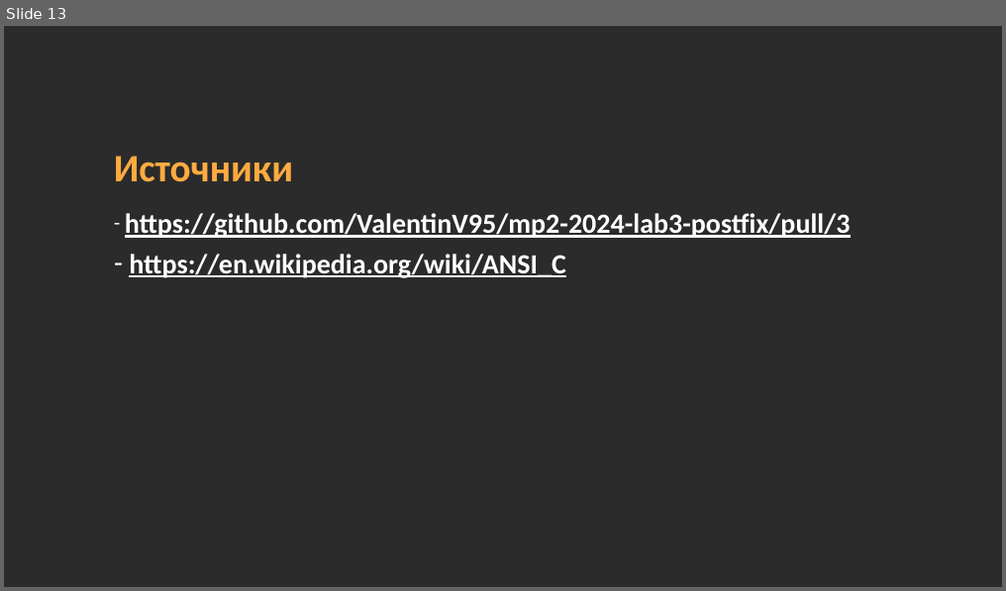
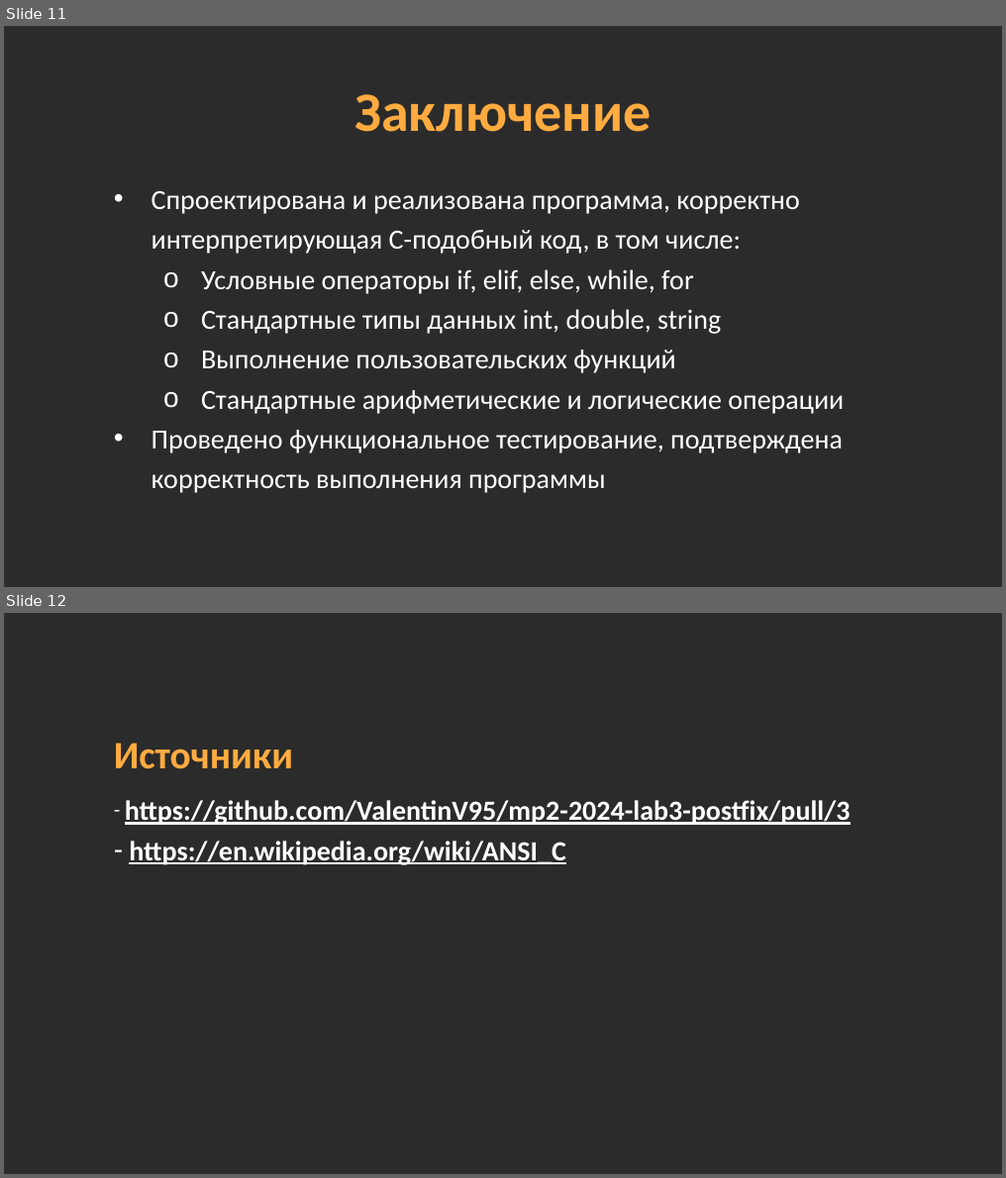
Before and after one commit to midnsun/mp2-2024-lab7-interpretator, a slide deck: Презентация_лабораторная_Интерпретатор_Загрядсков_Максим_Болтенков_Станислав_3823Б1ПМ1_1.pptx. Shown one above the other, each under a label of ours: slide 13 before the commit, slides 11 and 12 after it. The pictures are 1006x591 and 1006x1178 pixels, drawn with LibreOffice and Linux fonts; fonts in the diff are those of the drawing; background and template pictures are left out; a plain dark background stands for a picture behind light text. Boxes give left, top, right and bottom in pixels: in the first picture for what was removed or moved away, otherwise in the second. Text is boxed around its words. In the diff, an @@ line names an element or a change of style, - is before the commit and + after.

```diff
--- a/Презентация_лабораторная_Интерпретатор_Загрядсков_Максим_Болтенков_Станислав_3823Б1ПМ1_1.pptx
+++ b/Презентация_лабораторная_Интерпретатор_Загрядсков_Максим_Болтенков_Станислав_3823Б1ПМ1_1.pptx
@@ slide 11 added at box(4, 26, 1002, 587), background picture (left out) @@
@@ text added at box(354, 94, 650, 132), 40 pt, text #FFAB40, bold @@
+Заключение
@@ text added at box(152, 191, 844, 493), 20 pt, text #FFFFFF @@
+• Спроектирована и реализована программа, корректно интерпретирующая С-подобный код, в том числе:
+  o Условные операторы if, elif, else, while, for
+  o Стандартные типы данных int, double, string
+  o Выполнение пользовательских функций
+  o Стандартные арифметические и логические операции
+• Проведено функциональное тестирование, подтверждена корректность выполнения программы
@@ what was slide 13 is now slide 12 @@
```
Also in this commit, not shown: 5 slides changed, 2 slides removed.
